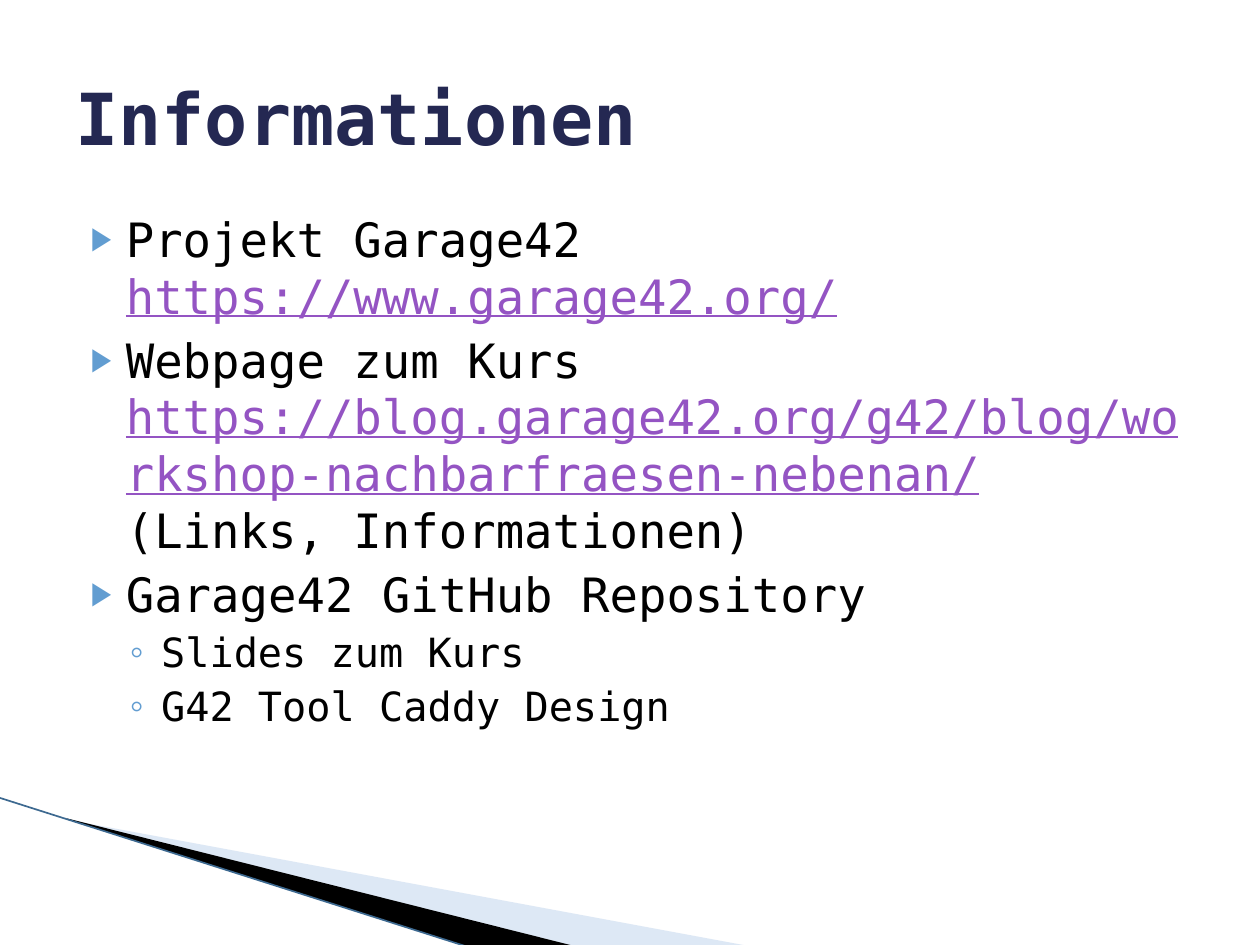
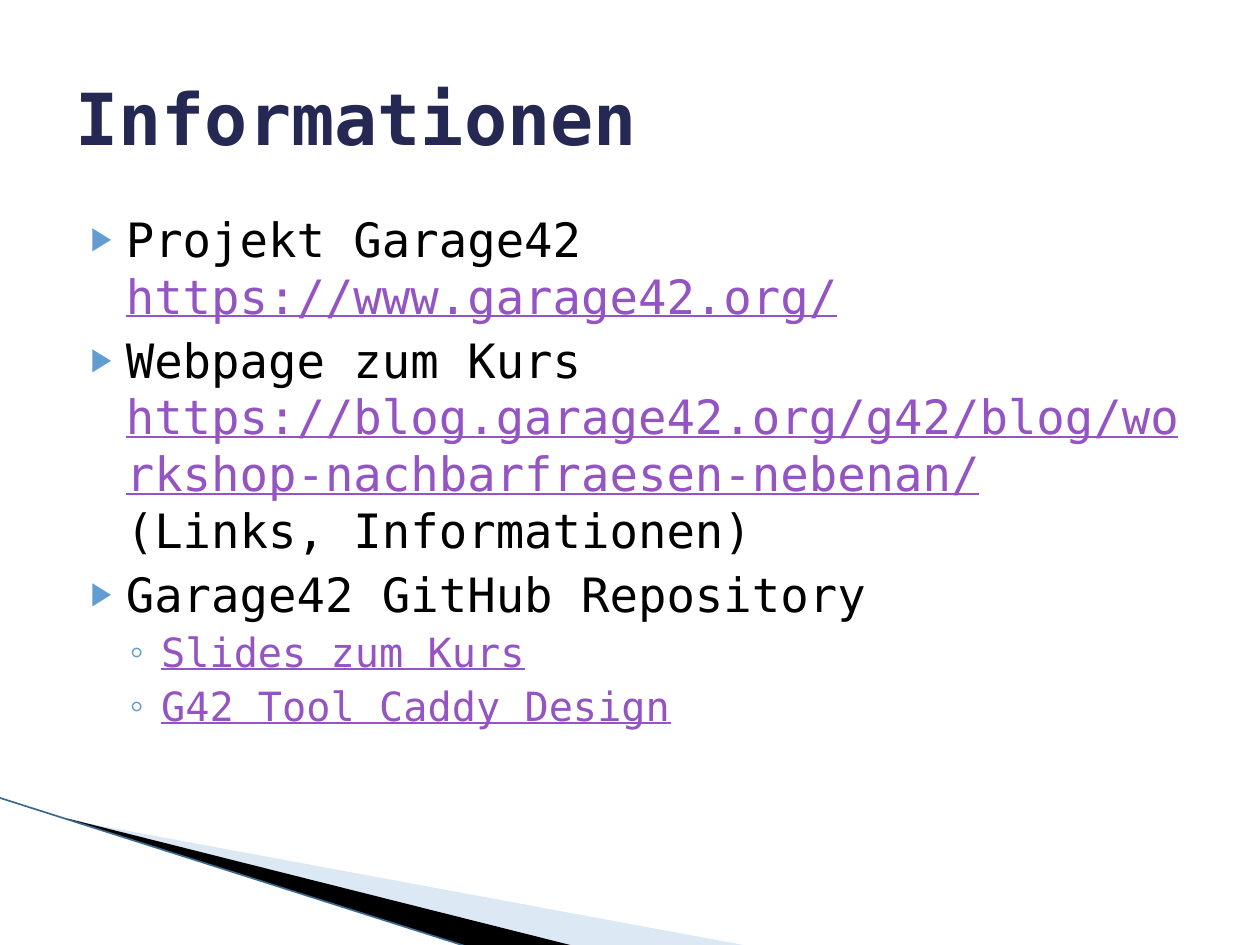
Before and after one commit to FLMRobert/Garage42, a slide deck: slide 25 of Course/NachbarnFraesenNebenan/Kurs_NachbarnFraesenNebenan.pptx. Drawn at 1260x945 pixels with LibreOffice and Linux fonts; fonts in the diff are those of the drawing; background and template pictures are left out. Boxes give left, top, right and bottom in pixels: in the first picture for what was removed or moved away, otherwise in the second. Text is boxed around its words. In the diff, an @@ line names an element or a change of style, - is before the commit and + after.

Commit message:
Added GitHub links

```diff
--- a/Course/NachbarnFraesenNebenan/Kurs_NachbarnFraesenNebenan.pptx
+++ b/Course/NachbarnFraesenNebenan/Kurs_NachbarnFraesenNebenan.pptx
@@ text at (161, 636, 670, 730): text colour #000000 to #9454C3, underline on in "Slides zum Kurs", "G42 Tool Caddy Design" @@
```
